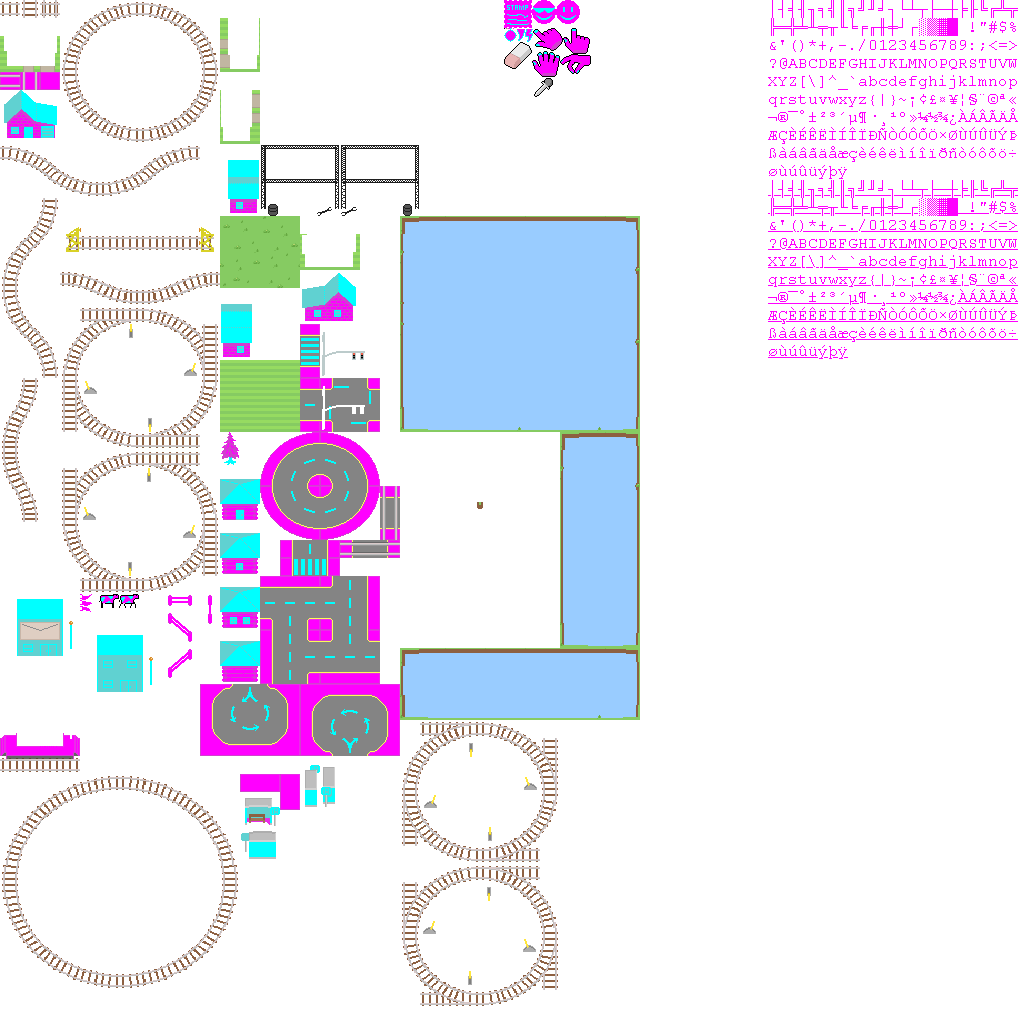
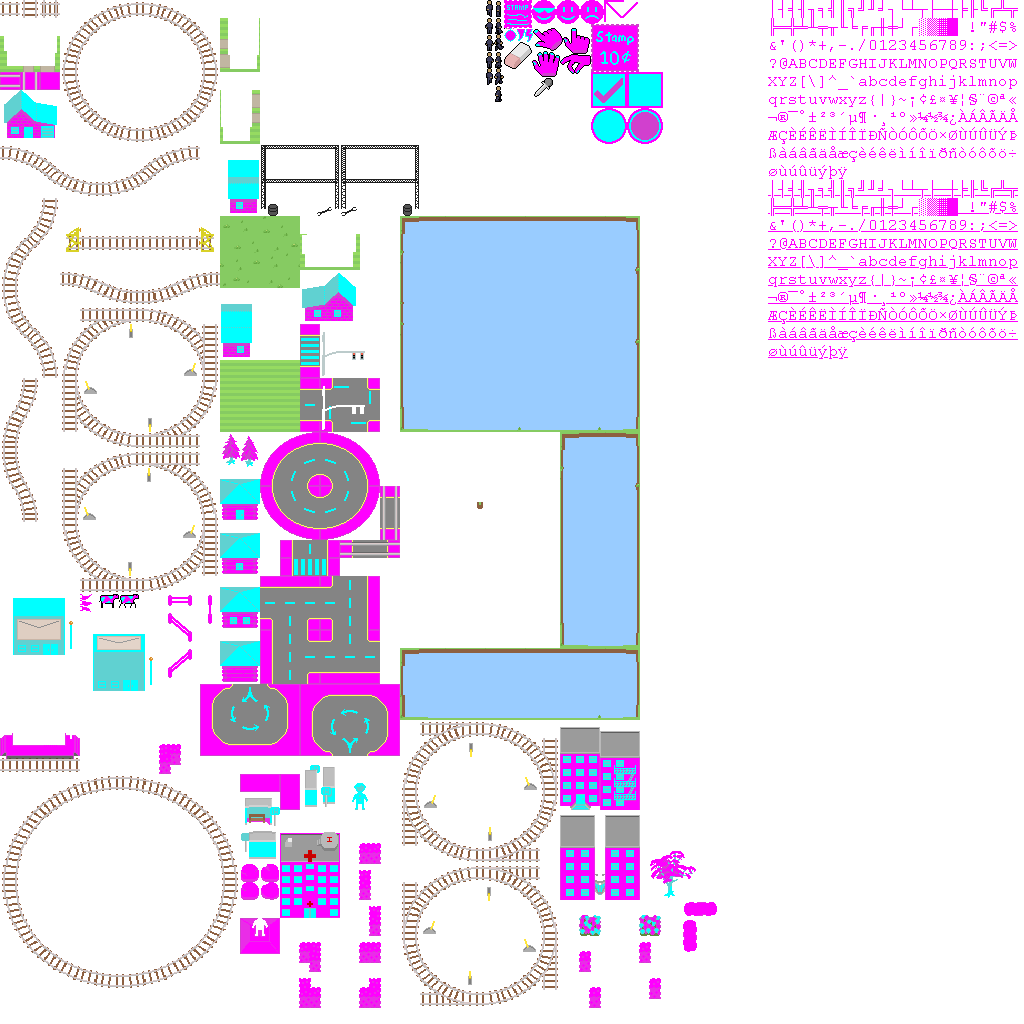
Revision of a layered 1024 × 1024 image; what changed, layer by layer:
painted on "base.png copy" over [12, 0, 717, 1008]
